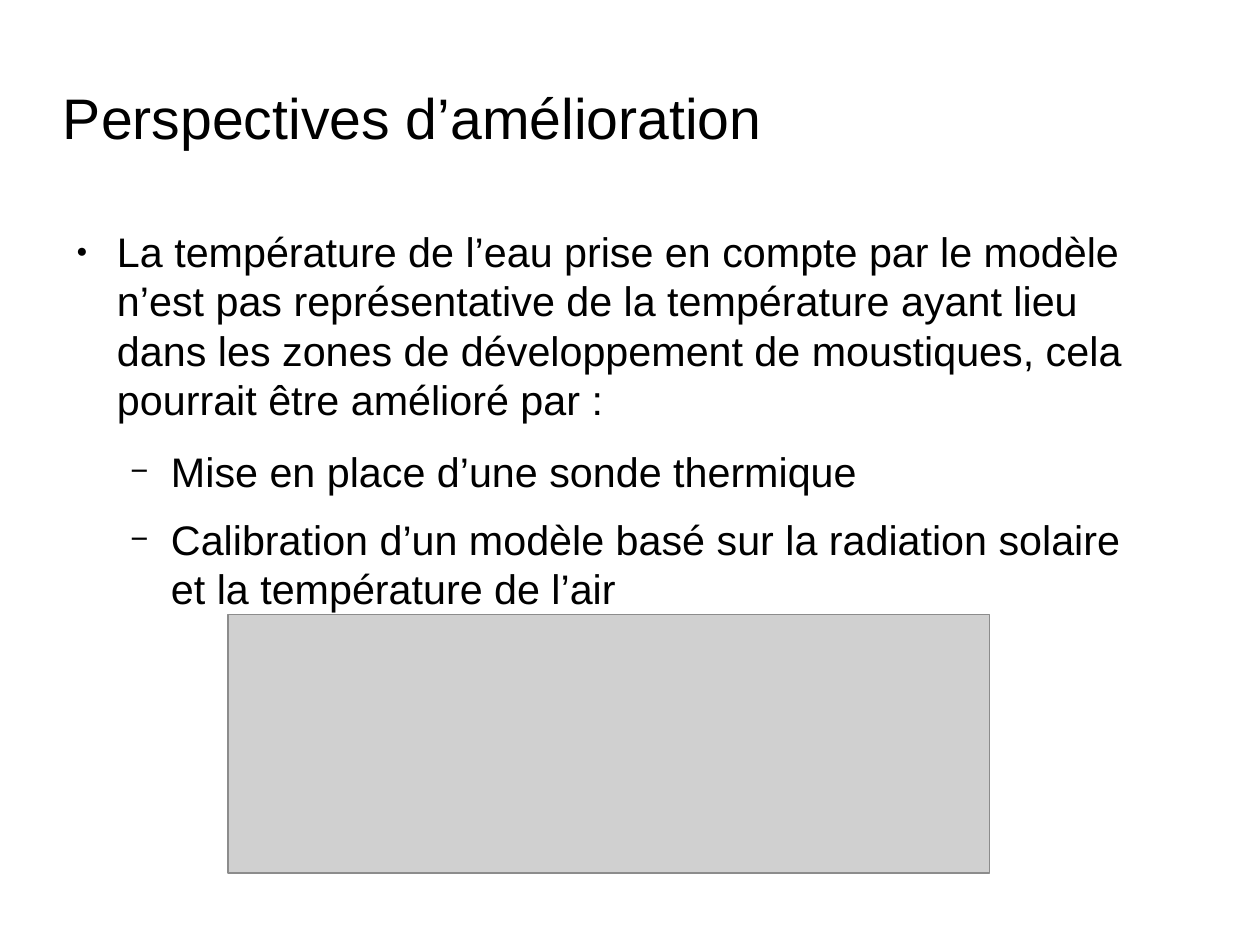
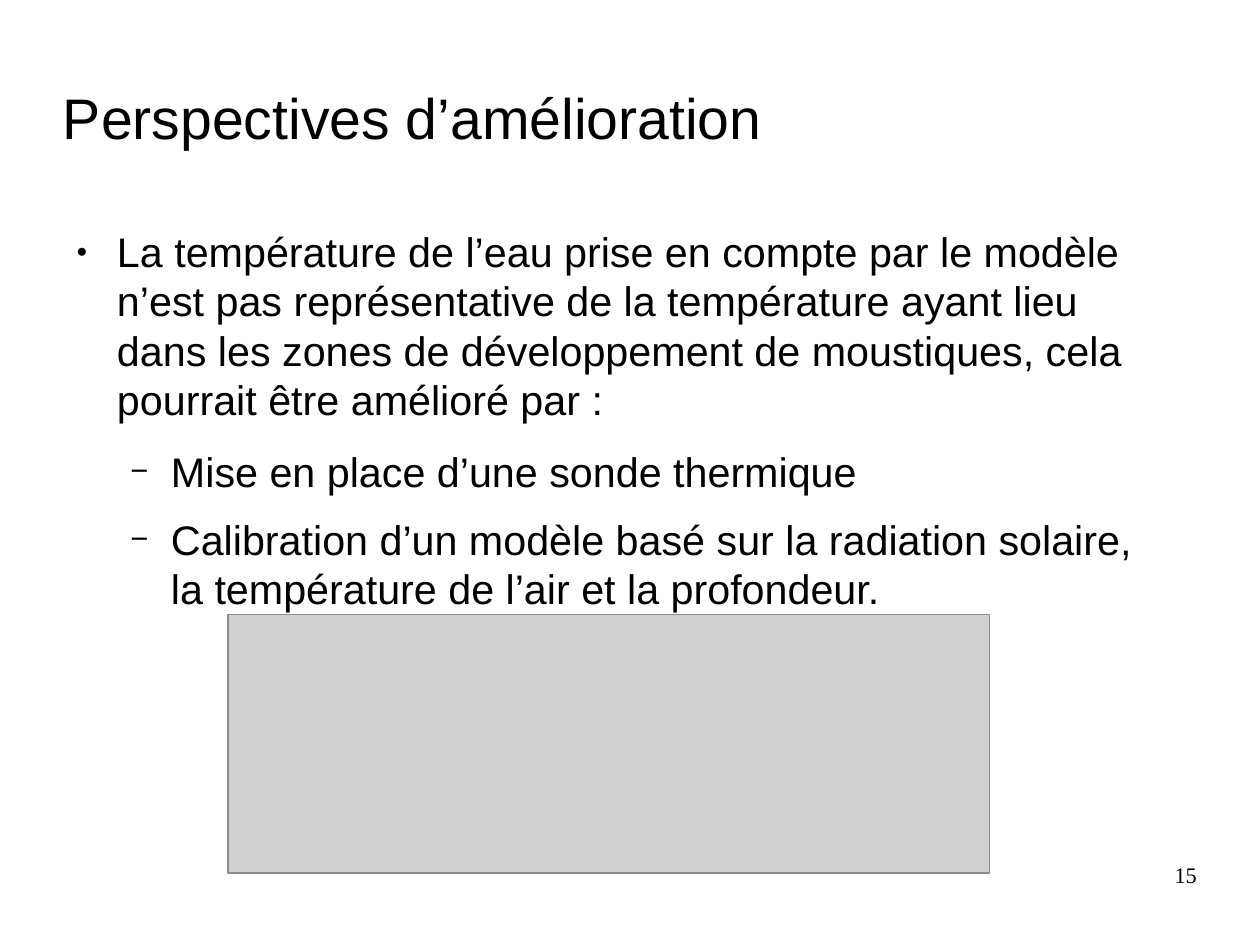
Before and after one commit to nesta7/designProject, a slide deck: slide 15 of presentation_6_juin_Broc.odp. Drawn at 1260x945 pixels with LibreOffice and Linux fonts; fonts in the diff are those of the drawing; grey boxes stand for pictures; background and template pictures are left out. Boxes give left, top, right and bottom in pixels: in the first picture for what was removed or moved away, otherwise in the second. Text is boxed around its words. In the diff, an @@ line names an element or a change of style, - is before the commit and + after.

```diff
--- a/presentation_6_juin_Broc.odp
+++ b/presentation_6_juin_Broc.odp
@@ text at bbox=[171, 524, 1132, 612]: text changed @@
-  − Calibration d’un modèle basé sur la radiation solaire et la température de l’air
+  − Calibration d’un modèle basé sur la radiation solaire, la température de l’air et la profondeur.
@@ page number added at bbox=[1175, 868, 1197, 884], 14 pt, text #000000 @@
+15
```
Also in this commit, not shown: 15 other slides changed, 1 other file.
